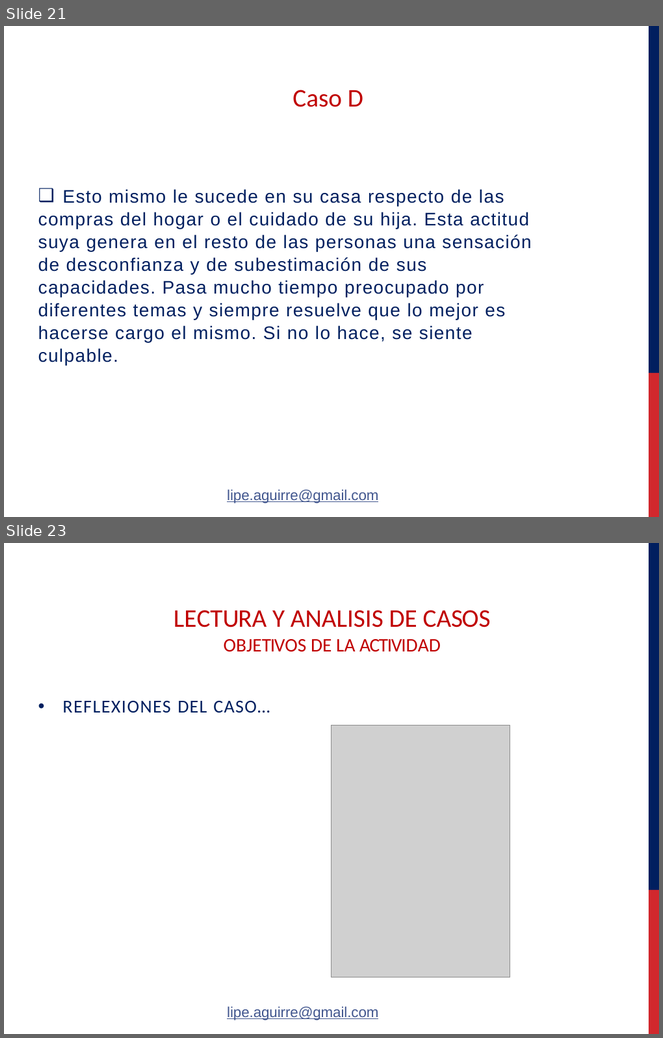
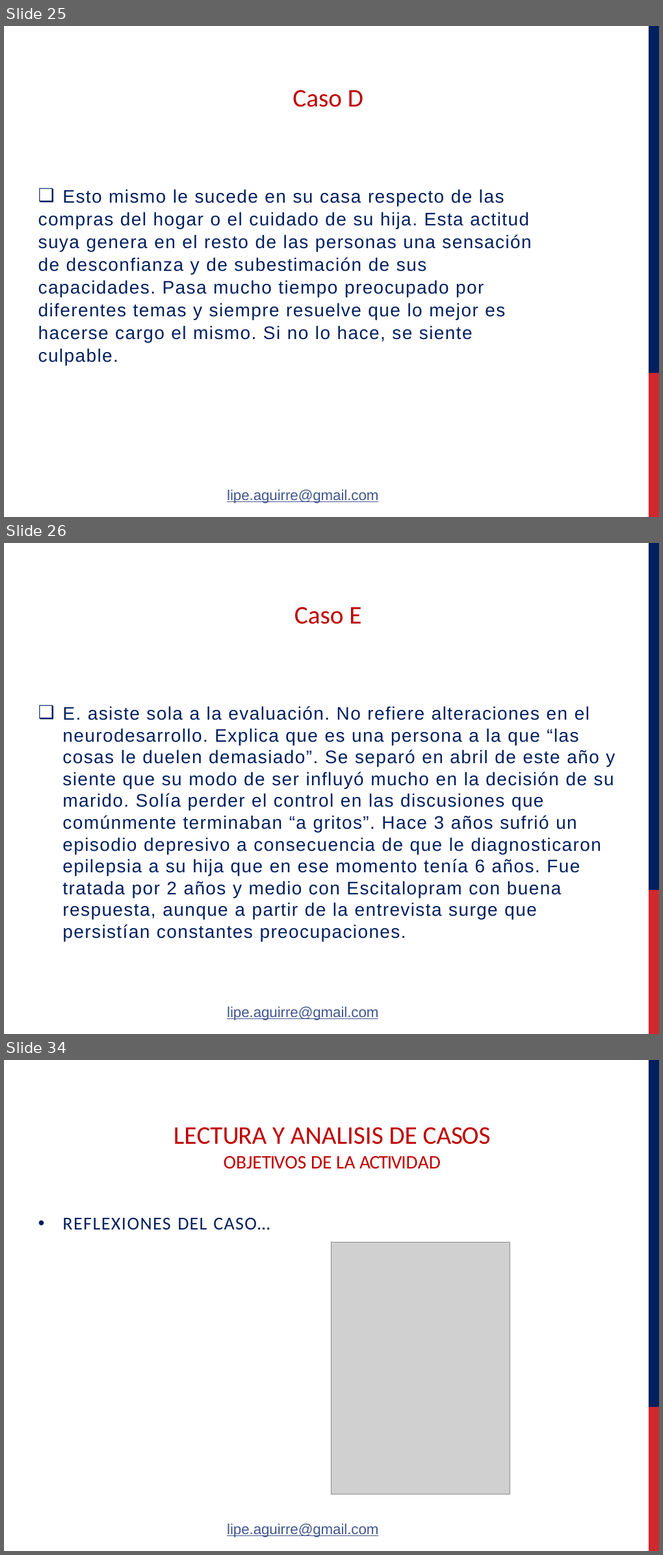
Before and after one commit to felipeaguirre66/FavaloroPerso, a slide deck: Clase 1/Powers/Aguirre - Psicologia de la Personalidad clase Practico 1° 16PF - Lectura de casos - Lic Sanchez Sanda.pptx. Shown one above the other, each under a label of ours: slides 21 and 23 before the commit, slides 25, 26 and 34 after it; the slides between them are not shown. The pictures are 663x1038 and 663x1555 pixels, drawn with LibreOffice and Linux fonts; fonts in the diff are those of the drawing; grey boxes stand for pictures; background and template pictures are left out. Boxes give left, top, right and bottom in pixels: in the first picture for what was removed or moved away, otherwise in the second. Text is boxed around its words. In the diff, an @@ line names an element or a change of style, - is before the commit and + after.

```diff
--- a/Clase 1/Powers/Aguirre - Psicologia de la Personalidad clase Practico 1° 16PF - Lectura de casos - Lic Sanchez Sanda.pptx
+++ b/Clase 1/Powers/Aguirre - Psicologia de la Personalidad clase Practico 1° 16PF - Lectura de casos - Lic Sanchez Sanda.pptx
@@ slide 26 added at box(4, 543, 659, 1034), background #FFFFFF; not listed: 2 template elements that a slide beside it also shows @@
@@ title added at box(295, 607, 362, 624), 28 pt, text #C00000 @@
+Caso E
@@ text added at box(62, 706, 615, 941), 20 pt, text #001F5F @@
+❑ E. asiste sola a la evaluación. No refiere alteraciones en el neurodesarrollo. Explica que es una persona a la que “las cosas le duelen demasiado”. Se separó en abril de este año y siente que su modo de ser influyó mucho en la decisión de su marido. Solía perder el control en las discusiones que comúnmente terminaban “a gritos”. Hace 3 años sufrió un episodio depresivo a consecuencia de que le diagnosticaron epilepsia a su hija que en ese momento tenía 6 años. Fue tratada por 2 años y medio con Escitalopram con buena respuesta, aunque a partir de la entrevista surge que persistían constantes preocupaciones.
@@ text added at box(227, 1006, 378, 1021), 16 pt, text #41568E, underline @@
+lipe.aguirre@gmail.com
@@ what was slide 21 is now slide 25 @@
@@ what was slide 23 is now slide 34 @@
```
Also in this commit, not shown: 10 other slides added, 1 slide removed, 1 other file.
